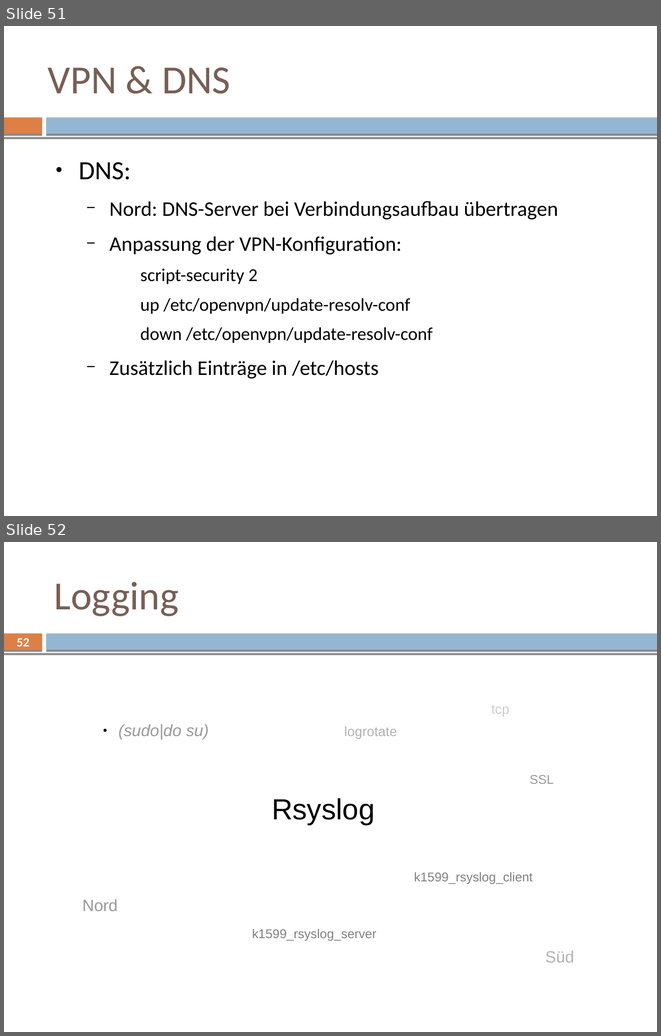
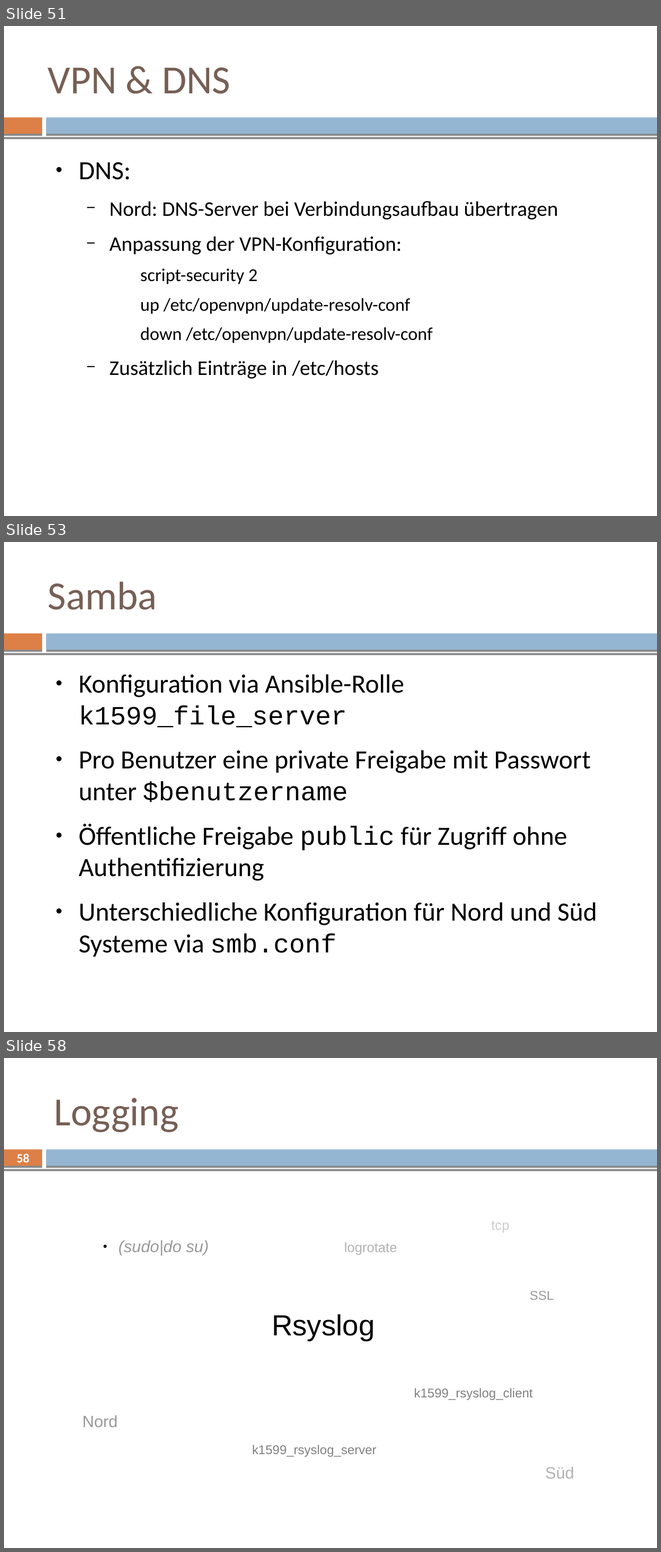
Before and after one commit to mvw/Wilddiebe10, a slide deck: keynote/keynote.odp. Shown one above the other, each under a label of ours: slides 51 and 52 before the commit, slides 51, 53 and 58 after it; the slides between them are not shown. The pictures are 661x1036 and 661x1552 pixels, drawn with LibreOffice and Linux fonts; fonts in the diff are those of the drawing. Boxes give left, top, right and bottom in pixels: in the first picture for what was removed or moved away, otherwise in the second. Text is boxed around its words. In the diff, an @@ line names an element or a change of style, - is before the commit and + after.

Commit message:
keynote: merge samba and vscan

```diff
--- a/keynote/keynote.odp
+++ b/keynote/keynote.odp
@@ slide 53 added at bbox=[4, 542, 657, 1032], background #FFFFFF; not listed: 3 template elements that a slide beside it also shows @@
@@ title added at bbox=[48, 581, 157, 610], 44 pt, text #775F55 @@
+Samba
@@ text added at bbox=[79, 674, 597, 956], 29 pt, text #000000 @@
+● Konfiguration via Ansible-Rolle k1599_file_server
+● Pro Benutzer eine private Freigabe mit Passwort unter $benutzername
+● Öffentliche Freigabe public für Zugriff ohne Authentifizierung
+● Unterschiedliche Konfiguration für Nord und Süd Systeme via smb.conf
@@ what was slide 52 is now slide 58 @@
@@ page number at bbox=[17, 1153, 29, 1166]: text changed @@
-52
+58
```
Also in this commit, not shown: 1 slide changed, 5 other slides added, 1 other file.
